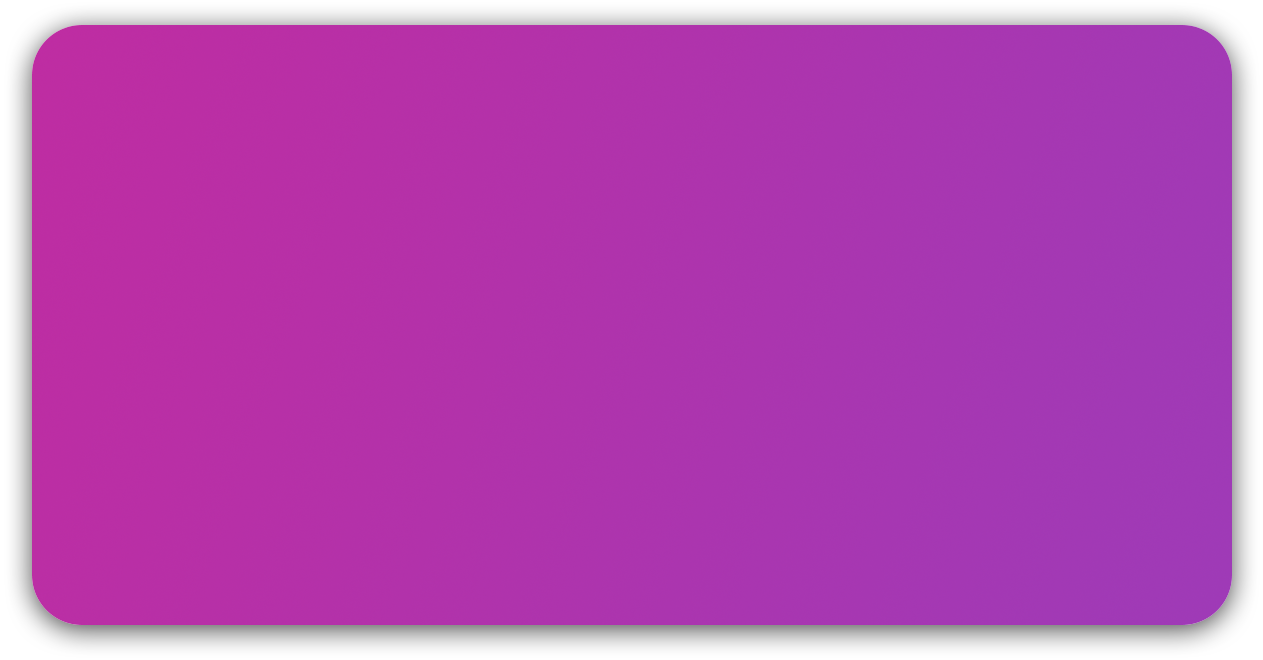
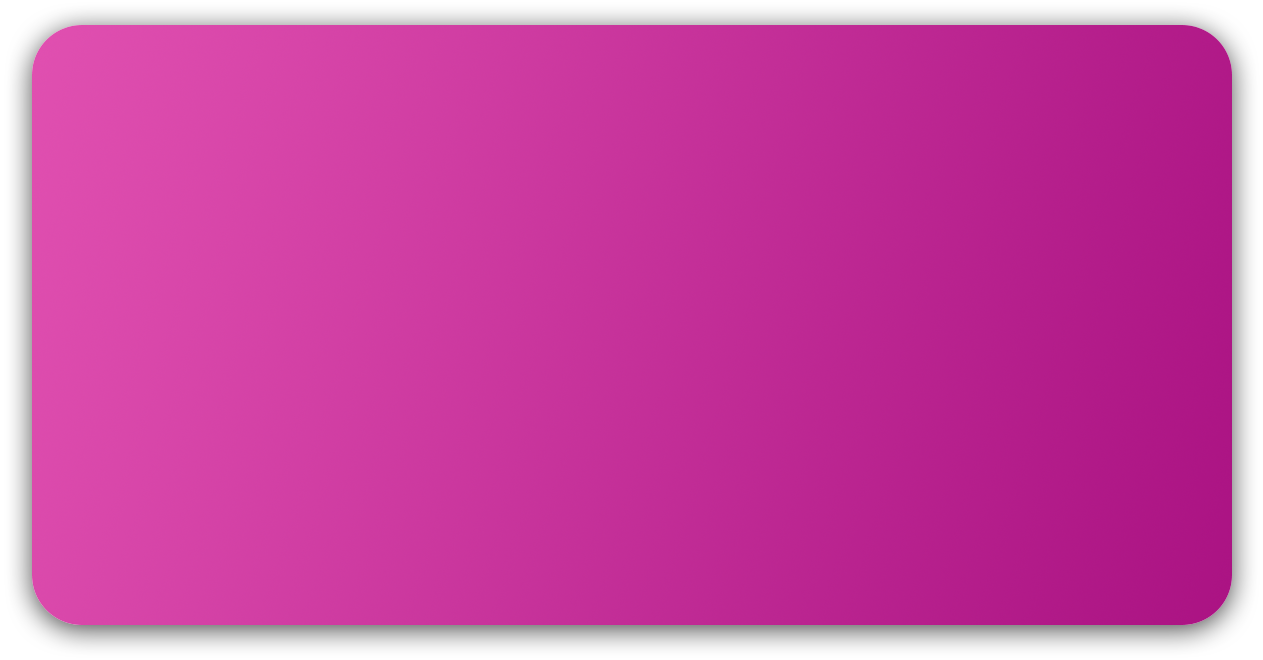
Layers edited between the first and the second 1263px x 660px image:
painted on "DrawBase" over (x1=32, y1=25, x2=1232, y2=625)
